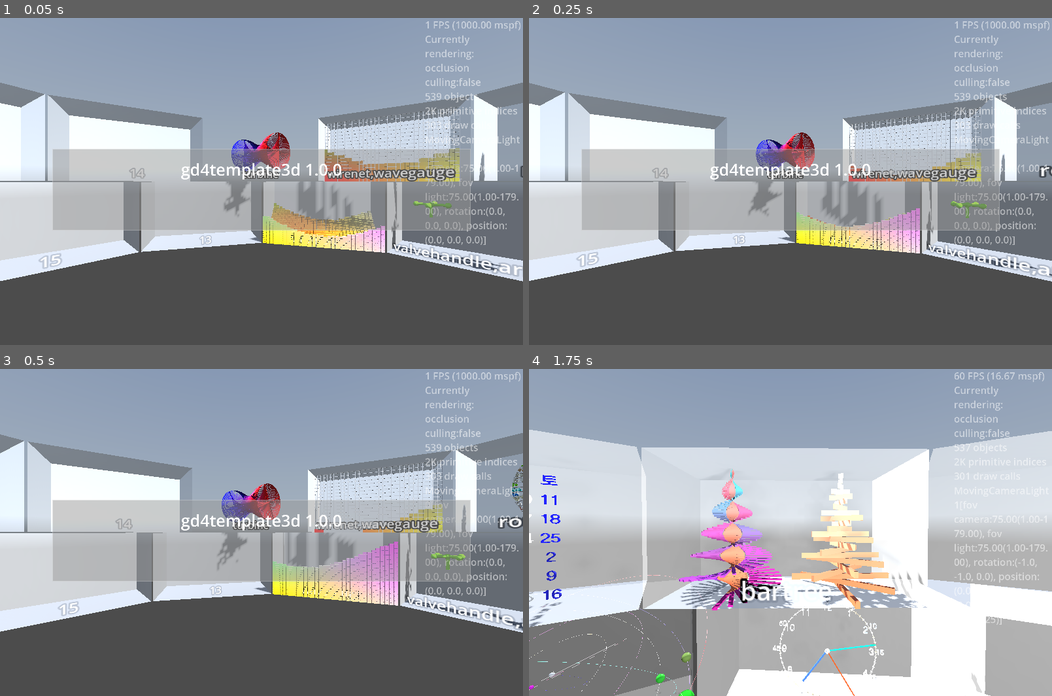
Above: before the commit, frames 1-4 (two rows, left to right).
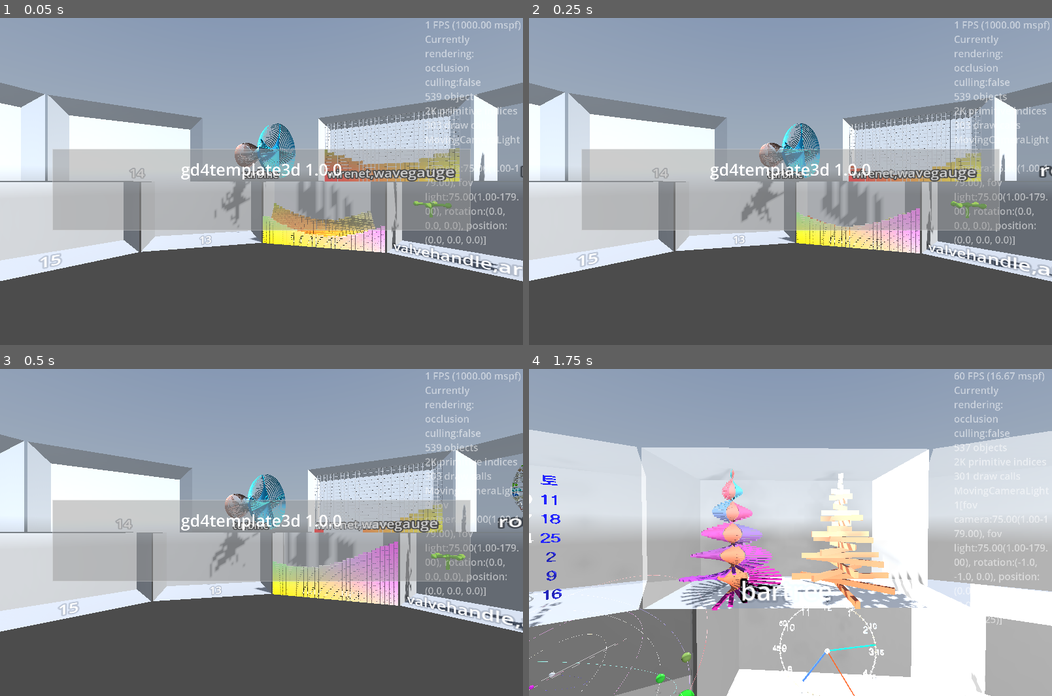
Above: after the commit, the same moments.

Repository: kasworld/gd4template3d
Game: Godot game, scene res://main.tscn
The game is run twice, just before and just after one commit, with the same random seed, the same clock (stepped at 60 frames per second) and the same inputs. A sky picture missing from this copy of the repository is replaced by a grey-blue gradient.
Inputs (mouse positions are in pixels of both pictures, inside the frame that each line leads up to):
- Up to frame 1 (0.05 s): no input
- Up to frame 2 (0.25 s): no input
- Up to frame 3 (0.5 s): no input
- Up to frame 4 (1.75 s): tap Enter at 0.5 s; move the mouse to (905, 516) at 0.52 s; hold Right 0.53-1.28 s; tap Q at 0.6 s; click (905, 516) at 0.67 s; move the mouse to (685, 548) at 1.27 s; hold Down from 1.28 s (still down); tap E at 1.35 s

The runs differ from the first frame. In frame 1, 1.1% of the frame differs, in the area x 41-96%, y 32-76%; in frame 2, 1.2%, in the area x 40-98%, y 32-77%; in frame 3, 1.2%; in frame 4, nothing differs.

Commit message:
update Turbine

Diff:
--- a/main.gd
+++ b/main.gd
@@ -112,10 +112,13 @@
 	if labeltext != "":
 		glasscabinet.set_label_text(labeltext)
 	turbine = preload("res://turbine/turbine.tscn").instantiate(
-		).init(40,WorldSize.z / 3, 2, 4, Color.BLUE, Color.RED)
+		).init_basic(40,WorldSize.z / 3, 2, 4).set_color_all(random_color(),random_color(),
+		).set_transform_all(scale_cos)
 	turbine.rotation.y = PI/4
 	glasscabinet.add_child(turbine)
 	glasscabinet.show_wall_box(false)
+func scale_cos(rate :float) -> float:
+	return (cos(rate*PI*2)+2) * (rate/4+0.25)
 func turbine_rotate() -> void:
 	var t := Time.get_unix_time_from_system()
 	var rad := fposmod(t , PI*2)
--- a/turbine/turbine.gd
+++ b/turbine/turbine.gd
@@ -1,19 +1,33 @@
 extends Node3D
 class_name Turbine
 
-func init(count :int, radius :float, ring_width :float, arm_count :int, co1 :Color, co2 :Color) -> Turbine:
-	make_rings($RingsOut, count, radius, ring_width, false)
-	make_rings($RingsIn, count, radius, ring_width, true)
-	var blade_mesh := BoxMesh.new()
-	blade_mesh.size = Vector3(radius, ring_width/10, ring_width )
-	$Blades.init_with_alpha(blade_mesh, count*arm_count)
+static func scale_cos(rate :float) -> float:
+	return (cos(rate*PI*2)+3)/4
 
+func init_sample(count :int, radius :float, ring_width :float, arm_count :int, co1 :Color, co2 :Color) -> Turbine:
+	init_basic(count, radius, ring_width, arm_count)
 	set_transform_all(scale_cos)
 	set_color_all(co1,co2)
 	return self
 
-func scale_cos(rate :float) -> float:
-	return (cos(rate*PI*2)+3)/4
+func init_basic(count :int, radius :float, ring_width :float, arm_count :int) -> Turbine:
+	_init_rings($RingsOut, count, radius, ring_width, false)
+	_init_rings($RingsIn, count, radius, ring_width, true)
+	var blade_mesh := BoxMesh.new()
+	blade_mesh.size = Vector3(radius, ring_width/10, ring_width )
+	$Blades.init_with_alpha(blade_mesh, count*arm_count, 1.0 ,false)
+	return self
+
+func _init_rings(rings :MultiMeshShape, count :int, radius :float, ring_width :float, flip_faces :bool) -> void:
+	var ring_mesh := CylinderMesh.new()
+	ring_mesh.cap_bottom = false
+	ring_mesh.cap_top = false
+	ring_mesh.top_radius = radius
+	ring_mesh.bottom_radius = radius
+	ring_mesh.height = ring_width
+	ring_mesh.flip_faces = flip_faces
+	rings.init_with_alpha(ring_mesh, count, 0.9, false)
+
 
 func set_transform_all(scale_fn:Callable) -> Turbine:
 	var count :int = $RingsOut.multimesh.visible_instance_count
@@ -67,14 +81,3 @@
 	var base_int := i*arm_count
 	for j in arm_count:
 		$Blades.multimesh.set_instance_color(base_int+j, co)
-
-func make_rings(rings :MultiMeshShape, count :int, radius :float, ring_width :float, flip_faces :bool) -> MultiMeshShape:
-	var ring_mesh := CylinderMesh.new()
-	ring_mesh.cap_bottom = false
-	ring_mesh.cap_top = false
-	ring_mesh.top_radius = radius
-	ring_mesh.bottom_radius = radius
-	ring_mesh.height = ring_width
-	ring_mesh.flip_faces = flip_faces
-	rings.init_with_alpha(ring_mesh, count,0.9)
-	return rings
